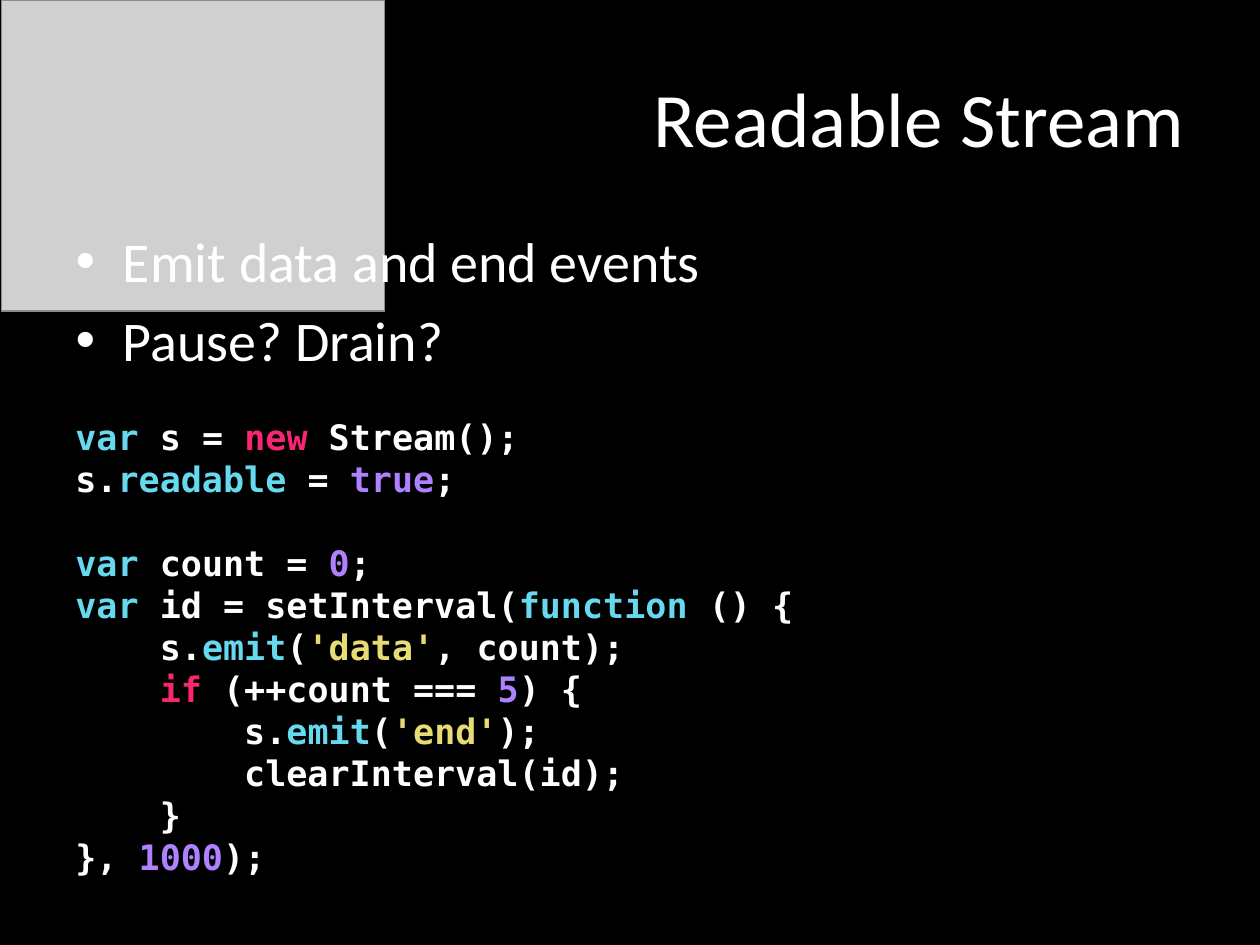
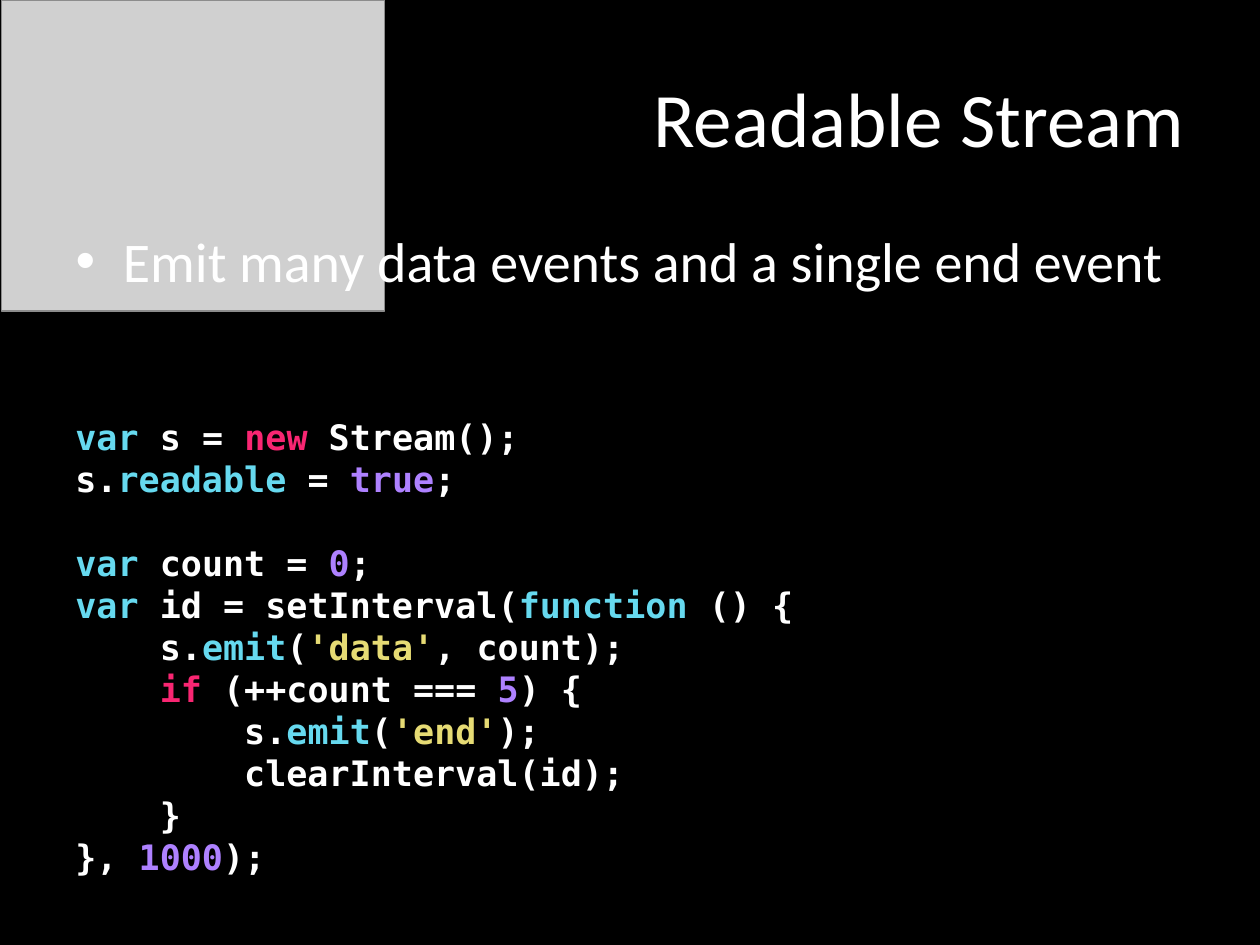
Before and after one commit to mattpodwysocki/SDC2013, a slide deck: slide 17 of SDC2013.pptx. Drawn at 1260x945 pixels with LibreOffice and Linux fonts; fonts in the diff are those of the drawing; grey boxes stand for pictures. Boxes give left, top, right and bottom in pixels: in the first picture for what was removed or moved away, otherwise in the second. Text is boxed around its words. In the diff, an @@ line names an element or a change of style, - is before the commit and + after.

```diff
--- a/SDC2013.pptx
+++ b/SDC2013.pptx
@@ text at (123, 235, 1162, 295): text changed @@
-• Emit data and end events
-• Pause? Drain?
+• Emit many data events and a single end event
```
Also in this commit, not shown: 4 other slides changed, 1 slide added, 2 slides removed, 10 other files.
